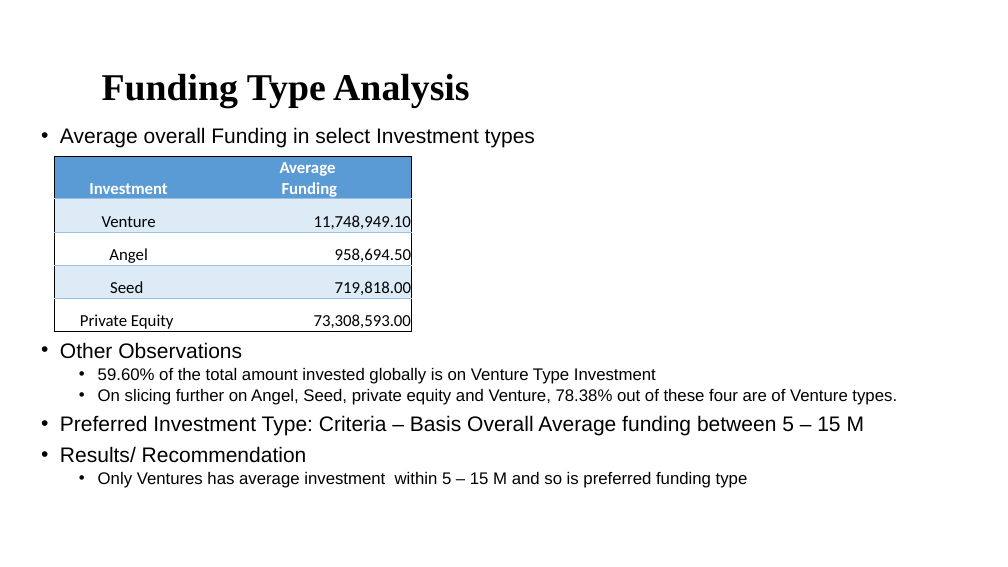
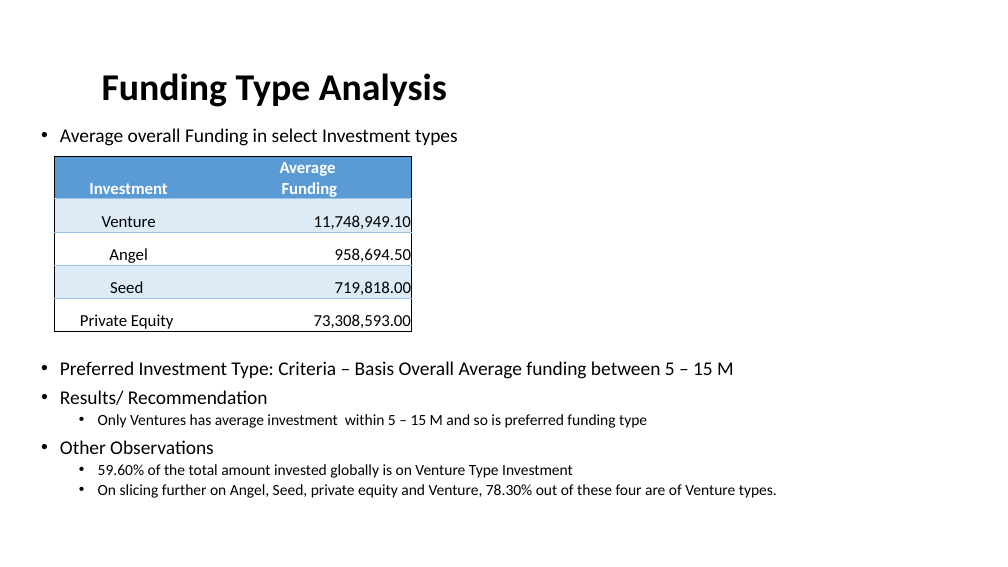
Before and after one commit to sureshballa/data-science-projects, a slide deck: slide 4 of Investment-case-study-group-project/Spark Funds Presentation - V2.pptx. Drawn at 1008x567 pixels with LibreOffice and Linux fonts; fonts in the diff are those of the drawing; background and template pictures are left out. Boxes give left, top, right and bottom in pixels: in the first picture for what was removed or moved away, otherwise in the second. Text is boxed around its words. In the diff, an @@ line names an element or a change of style, - is before the commit and + after.

Commit message:
Final updates to slide deck and R code to include top 2 primary sectors within each Others main sector for all three countries

```diff
--- a/Investment-case-study-group-project/Spark Funds Presentation - V2.pptx
+++ b/Investment-case-study-group-project/Spark Funds Presentation - V2.pptx
@@ title "Funding Type Analysis" at (102, 73, 447, 107): font Times New Roman to Calibri @@
@@ text at (60, 128, 734, 428): size 20 to 18.5 pt in "Average overall Funding in select Investment types", "Preferred Investment Type: Criteria – Basis Overall ...", "Results/ Recommendation"; font Arial to Calibri in "Average overall Funding in select Investment types", "Preferred Investment Type: Criteria – Basis Overall ...", "Results/ Recommendation", "Only Ventures has average investment within 5 ..."; size 16 to 14.8 pt in "Only Ventures has average investment within 5 ..." @@
@@ text at (60, 342, 897, 405): paragraphs removed @@
-• Other Observations
-  • 59.60% of the total amount invested globally is on Venture Type Investment
-  • On slicing further on Angel, Seed, private equity and Venture, 78.38% out of these four are of Venture types.
@@ text at (60, 440, 777, 498): paragraphs added @@
+• Other Observations
+  • 59.60% of the total amount invested globally is on Venture Type Investment
+  • On slicing further on Angel, Seed, private equity and Venture, 78.30% out of these four are of Venture types.
```
Also in this commit, not shown: 9 other slides changed, 2 other files.
